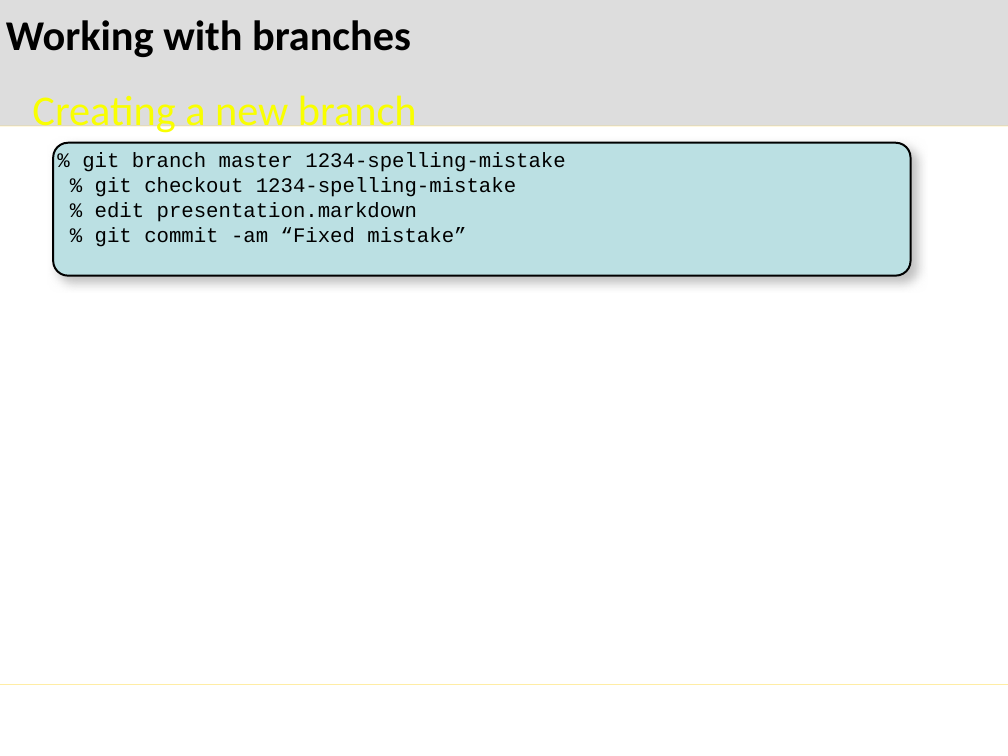
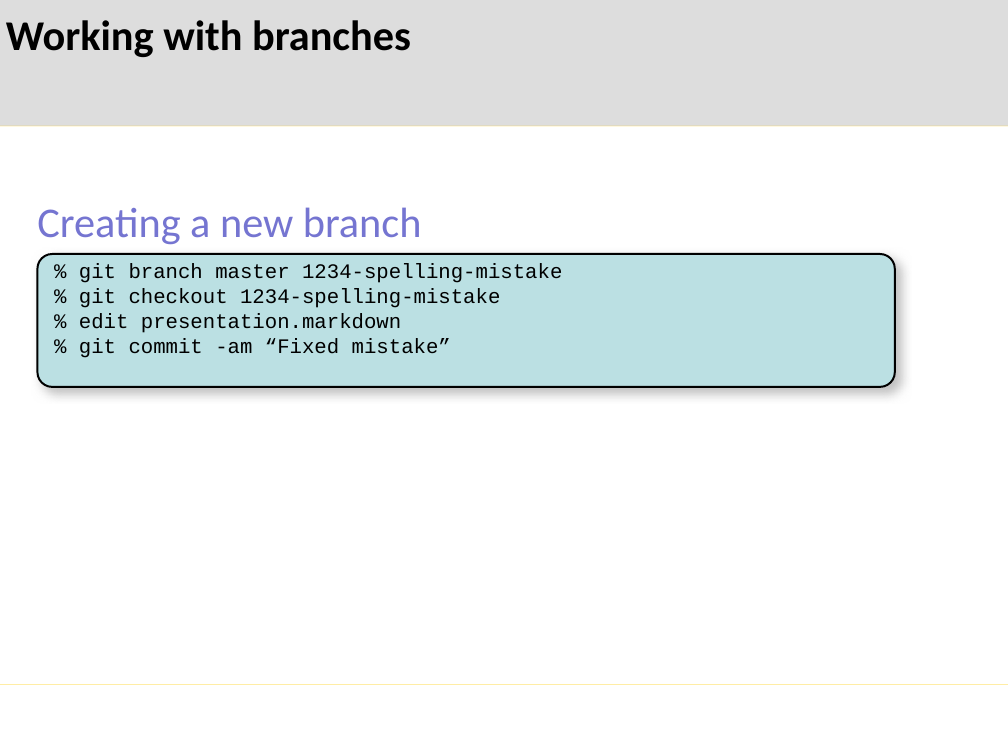
Before and after one commit to mglazer/GitPresentation, a slide deck: slide 15 of presentation.pptx. Drawn at 1008x756 pixels with LibreOffice and Linux fonts; fonts in the diff are those of the drawing; background and template pictures are left out. Boxes give left, top, right and bottom in pixels: in the first picture for what was removed or moved away, otherwise in the second. Text is boxed around its words. In the diff, an @@ line names an element or a change of style, - is before the commit and + after.

```diff
--- a/presentation.pptx
+++ b/presentation.pptx
@@ text "Creating a new branch": place and size @@
-text "Creating a new branch" at (32, 95, 417, 132)
+text "Creating a new branch" at (37, 207, 422, 244)
@@ text "Creating a new branch" at (37, 207, 422, 244): text colour #F9FF00 to #7575D1 @@
@@ rounded rectangle "% git branch master 1234-spelling-mistake": place and size @@
-rounded rectangle "% git branch master 1234-spelling-mistake" at (53, 142, 911, 276)
+rounded rectangle "% git branch master 1234-spelling-mistake" at (38, 254, 895, 387)
```
Also in this commit, not shown: 16 other slides changed, 12 slides added, 1 other file.
